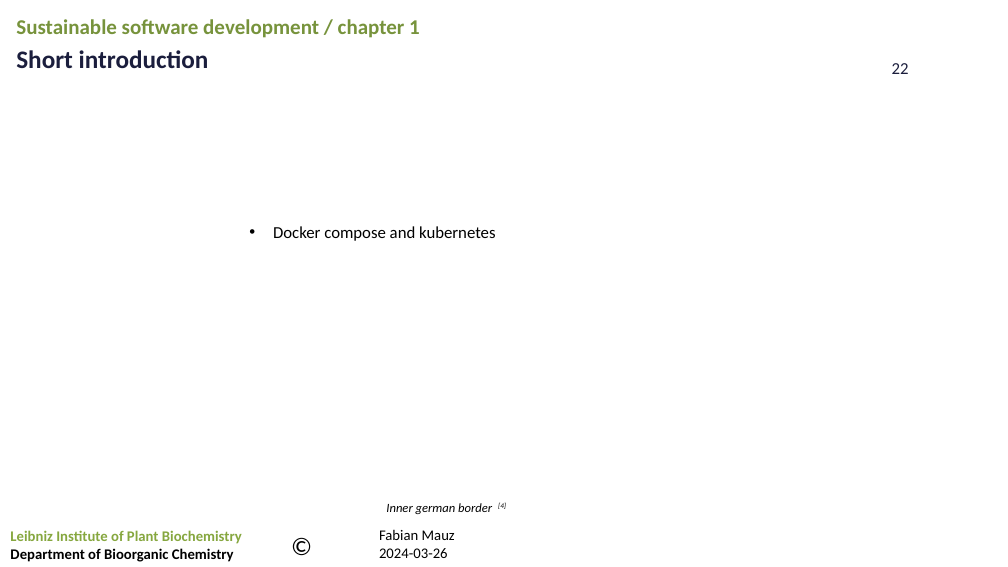
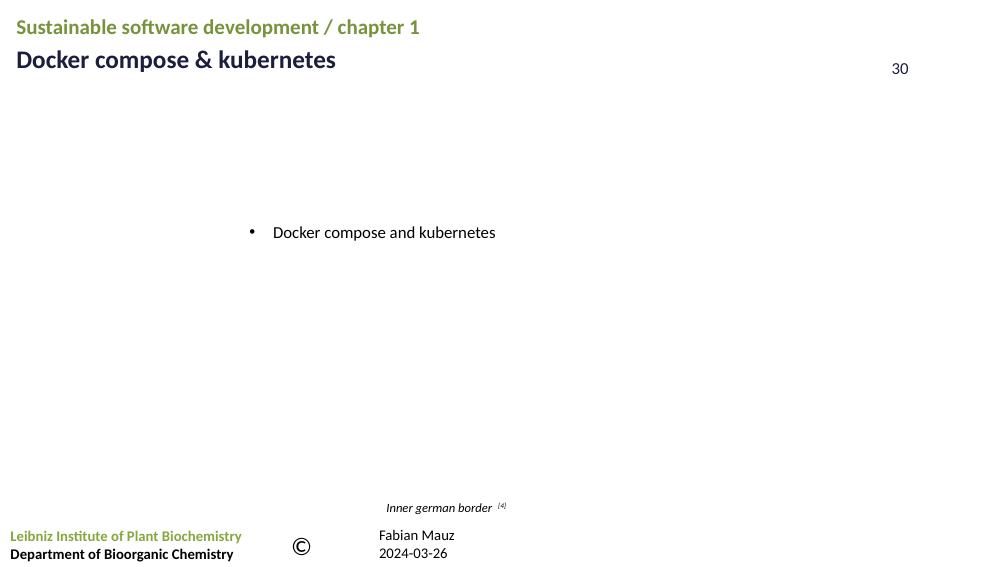
Before and after one commit to FabianMauz/talks_and_lessons, a slide deck: slide 30 of 20241021_api_and_architecture/20241021_api_and_softwarearchitecture.pptx (slide 22 before the commit). Drawn at 1008x567 pixels with LibreOffice and Linux fonts; fonts in the diff are those of the drawing; background and template pictures are left out. Boxes give left, top, right and bottom in pixels: in the first picture for what was removed or moved away, otherwise in the second. Text is boxed around its words. In the diff, an @@ line names an element or a change of style, - is before the commit and + after.

```diff
--- a/20241021_api_and_architecture/20241021_api_and_softwarearchitecture.pptx
+++ b/20241021_api_and_architecture/20241021_api_and_softwarearchitecture.pptx
@@ text at bbox=[16, 50, 336, 72]: text changed @@
-Short introduction
+Docker compose & kubernetes
@@ page number at bbox=[892, 63, 909, 74]: text changed @@
-22
+30
```
Also in this commit, not shown: 5 other slides changed, 8 slides added.
